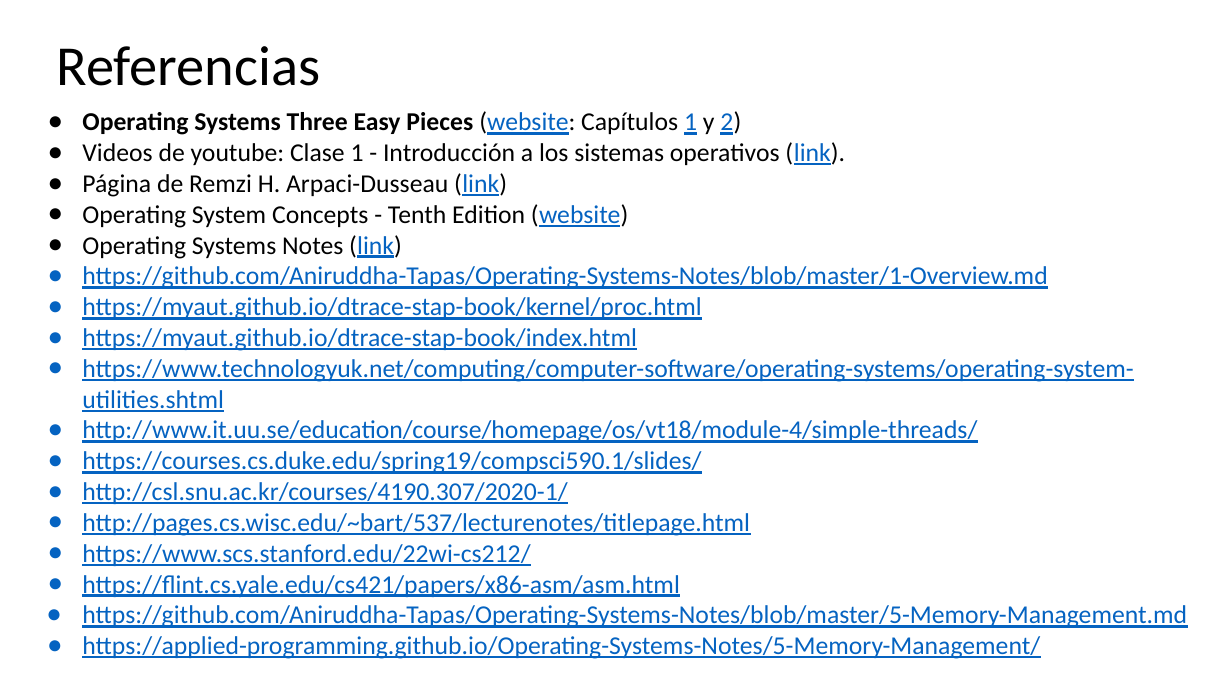
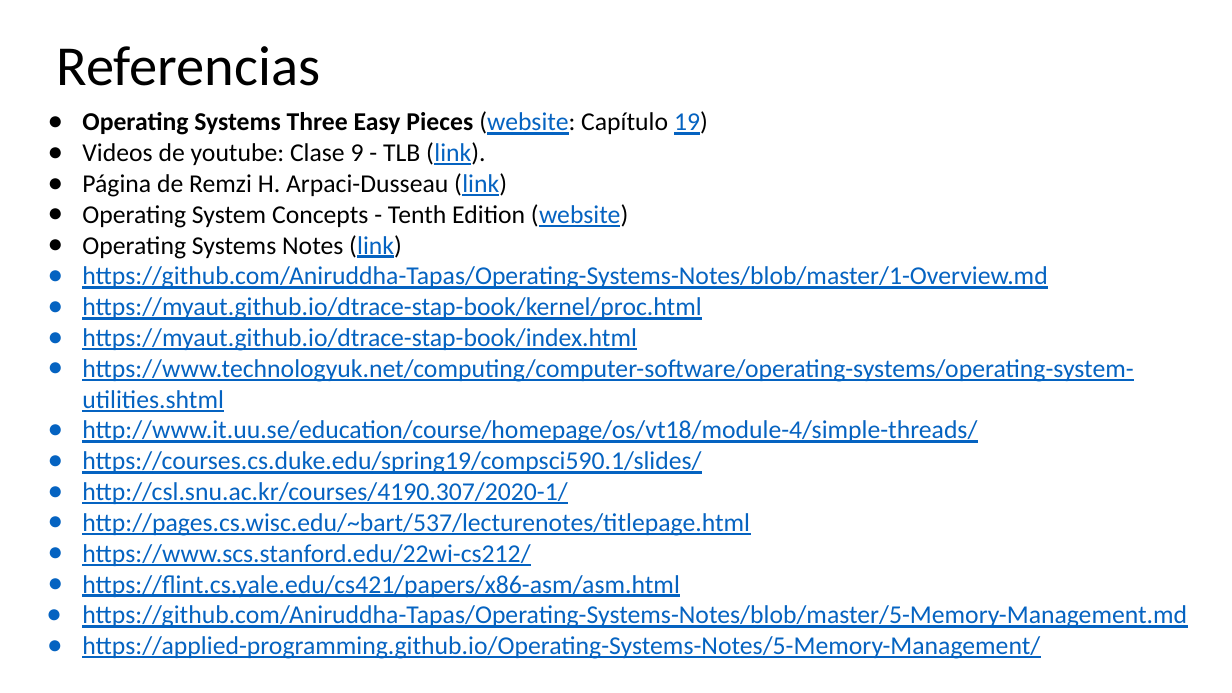
Before and after one commit to udea-so/apuntes_2026-2_SO-virtual, a slide deck: slide 62 of clase_11/SO_apuntes_clase11.pptx. Drawn at 1232x693 pixels with LibreOffice and Linux fonts; fonts in the diff are those of the drawing. Boxes give left, top, right and bottom in pixels: in the first picture for what was removed or moved away, otherwise in the second. Text is boxed around its words. In the diff, an @@ line names an element or a change of style, - is before the commit and + after.

Commit message:
Clase 11 actualizada

```diff
--- a/clase_11/SO_apuntes_clase11.pptx
+++ b/clase_11/SO_apuntes_clase11.pptx
@@ text at (x1=82, y1=111, x2=708, y2=165): text changed @@
-● Operating Systems Three Easy Pieces (website: Capítulos 1 y 2)
-● Videos de youtube: Clase 1 - Introducción a los sistemas operativos (link).
+● Operating Systems Three Easy Pieces (website: Capítulo 19)
+● Videos de youtube: Clase 9 - TLB (link).
```
Also in this commit, not shown: 3 other files.
